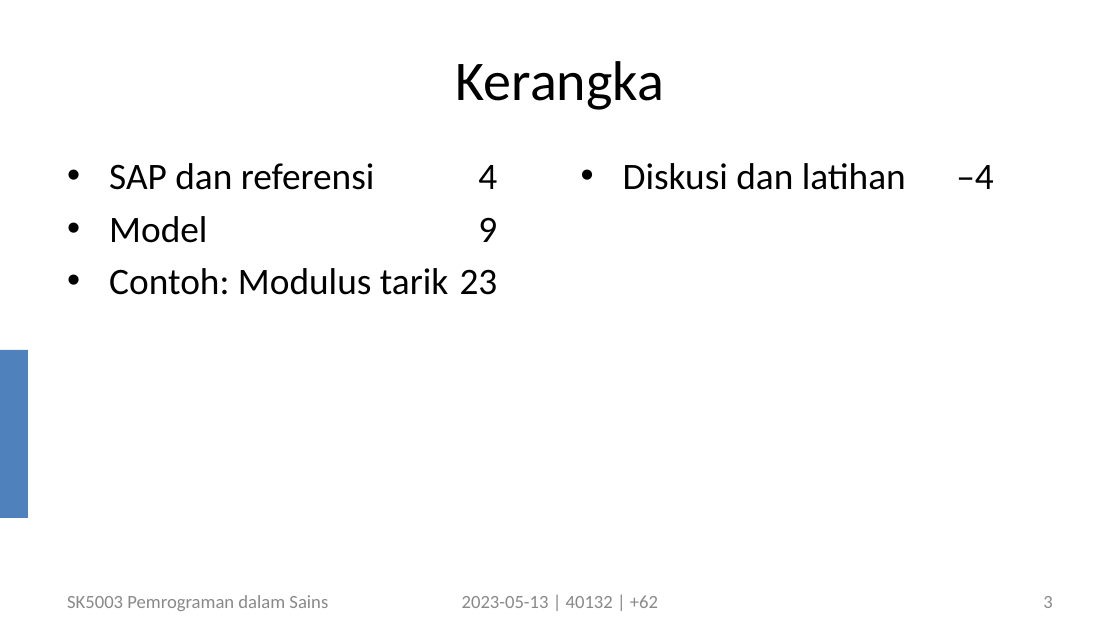
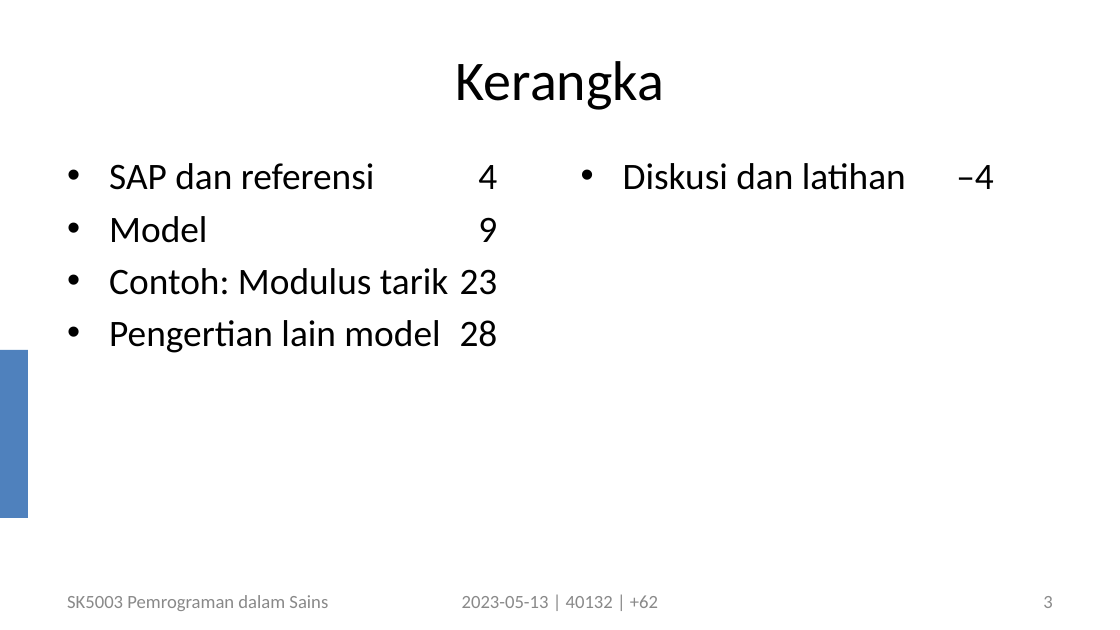
Before and after one commit to dudung/sk5003-02-2022-2, a slide deck: slide 3 of note/08/sk5003_w08_growth_model_20230513_v4.pptx. Drawn at 1120x630 pixels with LibreOffice and Linux fonts; fonts in the diff are those of the drawing. Boxes give left, top, right and bottom in pixels: in the first picture for what was removed or moved away, otherwise in the second. Text is boxed around its words. In the diff, an @@ line names an element or a change of style, - is before the commit and + after.

Commit message:
fin

```diff
--- a/note/08/sk5003_w08_growth_model_20230513_v4.pptx
+++ b/note/08/sk5003_w08_growth_model_20230513_v4.pptx
@@ text at <box>109,320,498,353</box>: paragraph added @@
+• Pengertian lain model 28
```
Also in this commit, not shown: 2 other slides changed, 6 slides added.
